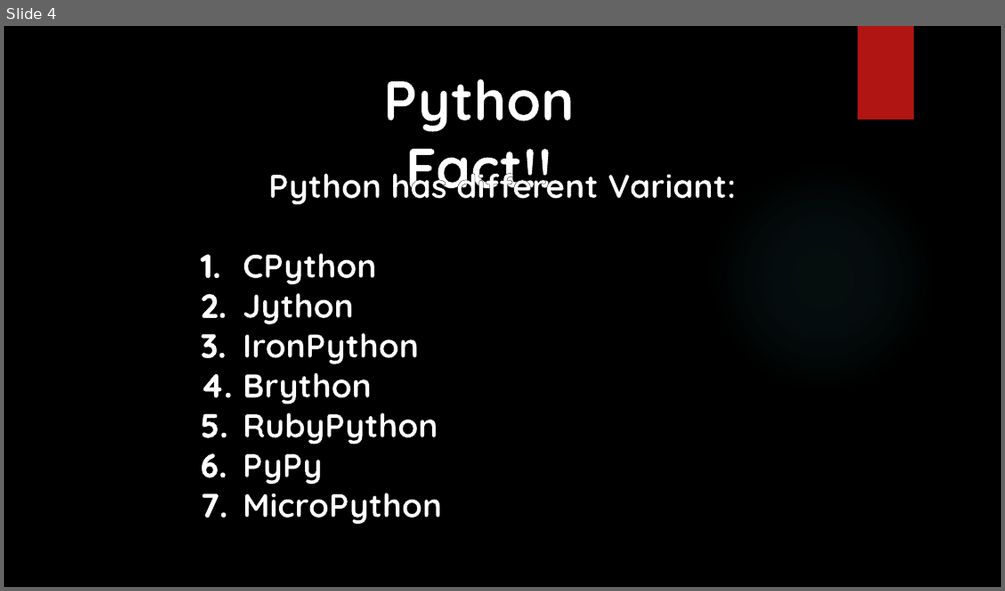
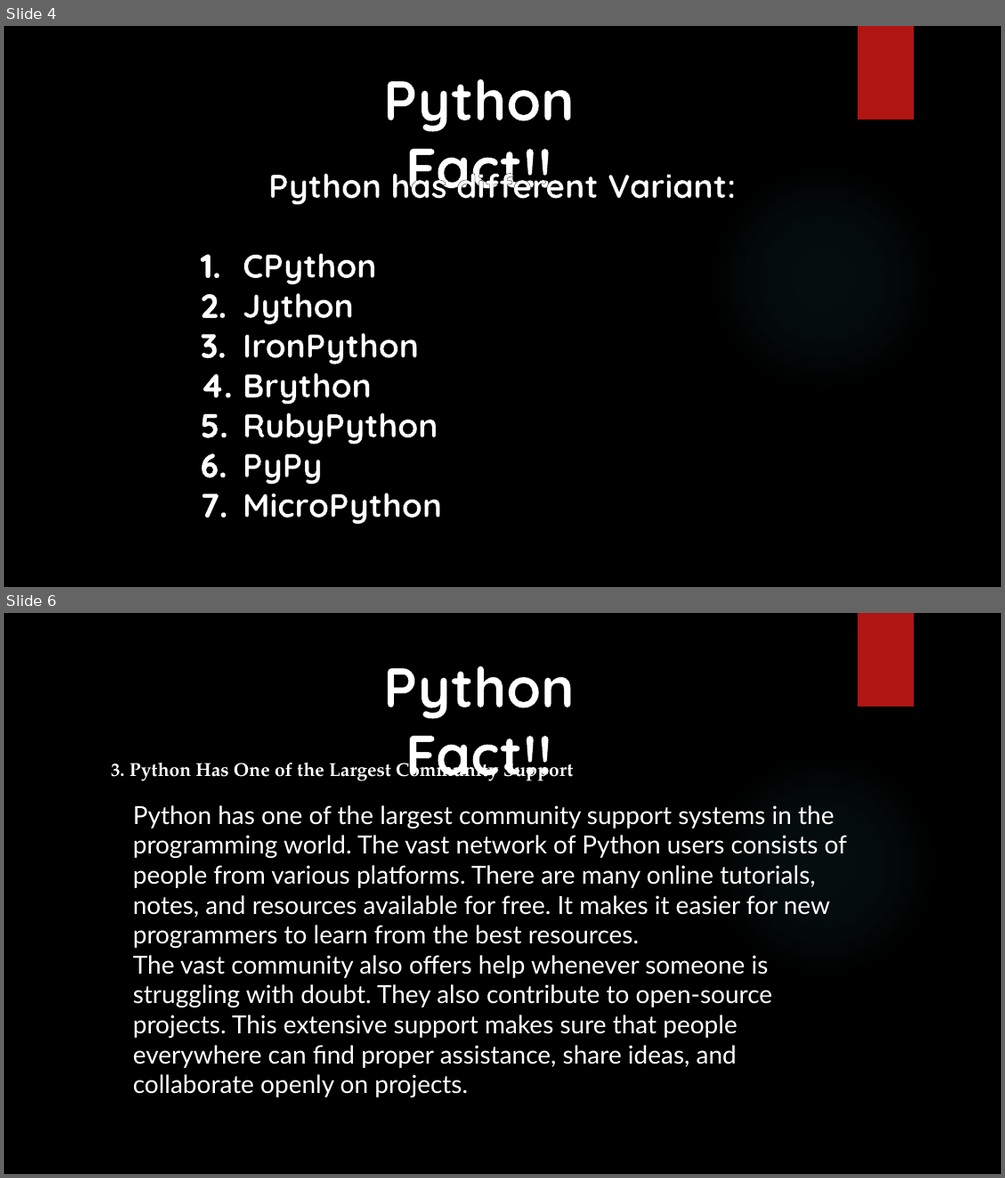
Before and after one commit to Anishkbansal/TWC, a slide deck: Python/powerpoint resources/Python facts and memes.pptx. Shown one above the other, each under a label of ours: slide 4 before the commit, slides 4 and 6 after it; the slides between them are not shown. The pictures are 1005x591 and 1005x1178 pixels, drawn with LibreOffice and Linux fonts; fonts in the diff are those of the drawing; background and template pictures are left out. Boxes give left, top, right and bottom in pixels: in the first picture for what was removed or moved away, otherwise in the second. Text is boxed around its words. In the diff, an @@ line names an element or a change of style, - is before the commit and + after.

```diff
--- a/Python/powerpoint resources/Python facts and memes.pptx
+++ b/Python/powerpoint resources/Python facts and memes.pptx
@@ slide 6 added at (4, 613, 1001, 1174), background picture (left out); not listed: 2 template elements that a slide beside it also shows @@
@@ text added at (383, 666, 574, 781), 54 pt, text #FFFFFF, bold @@
+Python Fact!!
@@ text added at (111, 757, 574, 781), 18 pt, text #FFFFFF, bold @@
+3. Python Has One of the Largest Community Support
@@ text added at (133, 805, 847, 1097), 24 pt, text #FFFFFF @@
+Python has one of the largest community support systems in the programming world. The vast network of Python users consists of people from various platforms. There are many online tutorials, notes, and resources available for free. It makes it easier for new programmers to learn from the best resources.
+The vast community also offers help whenever someone is struggling with doubt. They also contribute to open-source projects. This extensive support makes sure that people everywhere can find proper assistance, share ideas, and collaborate openly on projects.
```
Also in this commit, not shown: 1 other slide added, 24 other files.
